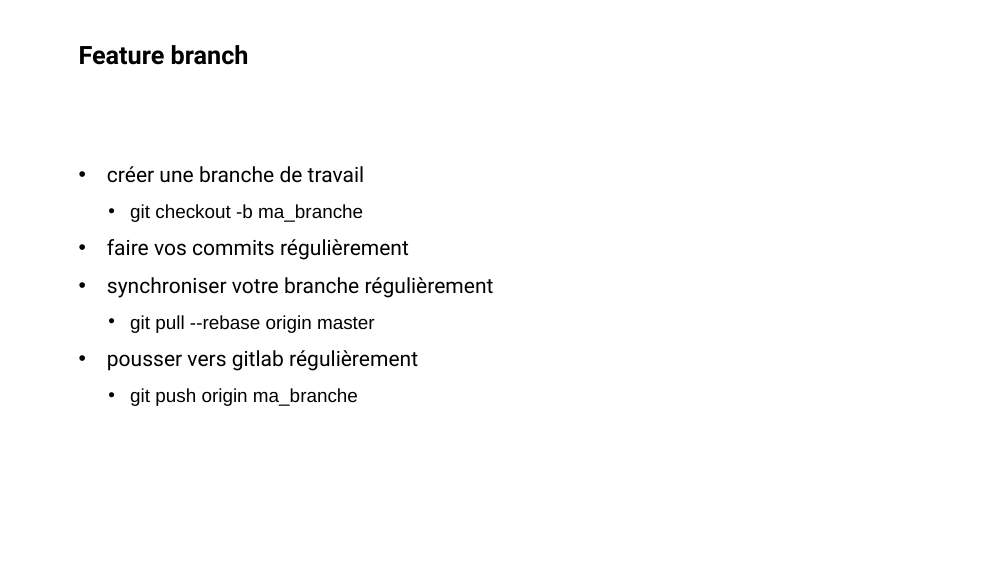
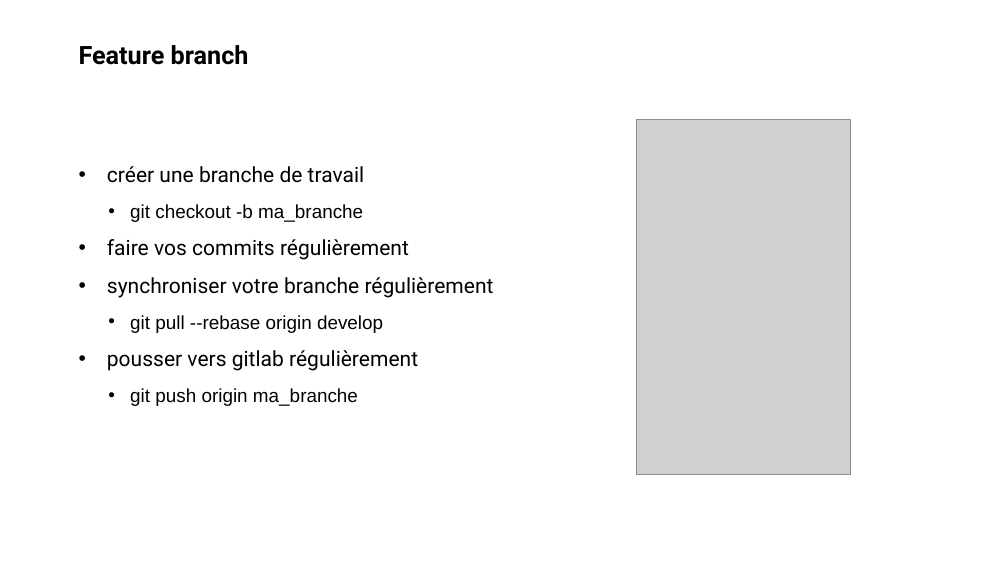
Before and after one commit to Xaviou1003/formation-git, a slide deck: slide 47 of Formation Git - basique.pptx. Drawn at 1008x567 pixels with LibreOffice and Linux fonts; fonts in the diff are those of the drawing; grey boxes stand for pictures; background and template pictures are left out. Boxes give left, top, right and bottom in pixels: in the first picture for what was removed or moved away, otherwise in the second. Text is boxed around its words. In the diff, an @@ line names an element or a change of style, - is before the commit and + after.

```diff
--- a/Formation Git - basique.pptx
+++ b/Formation Git - basique.pptx
@@ picture added at (x1=637, y1=119, x2=851, y2=475) @@
@@ text at (x1=130, y1=315, x2=383, y2=333): text changed @@
-  • git pull --rebase origin master
+  • git pull --rebase origin develop
```
Also in this commit, not shown: 1 other slide changed.
